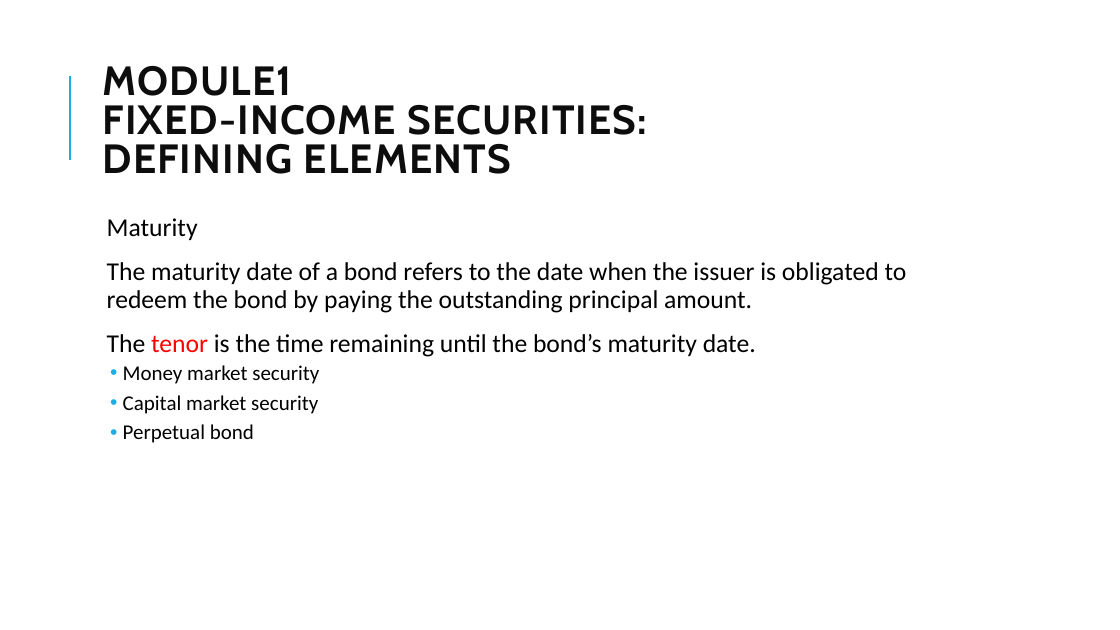
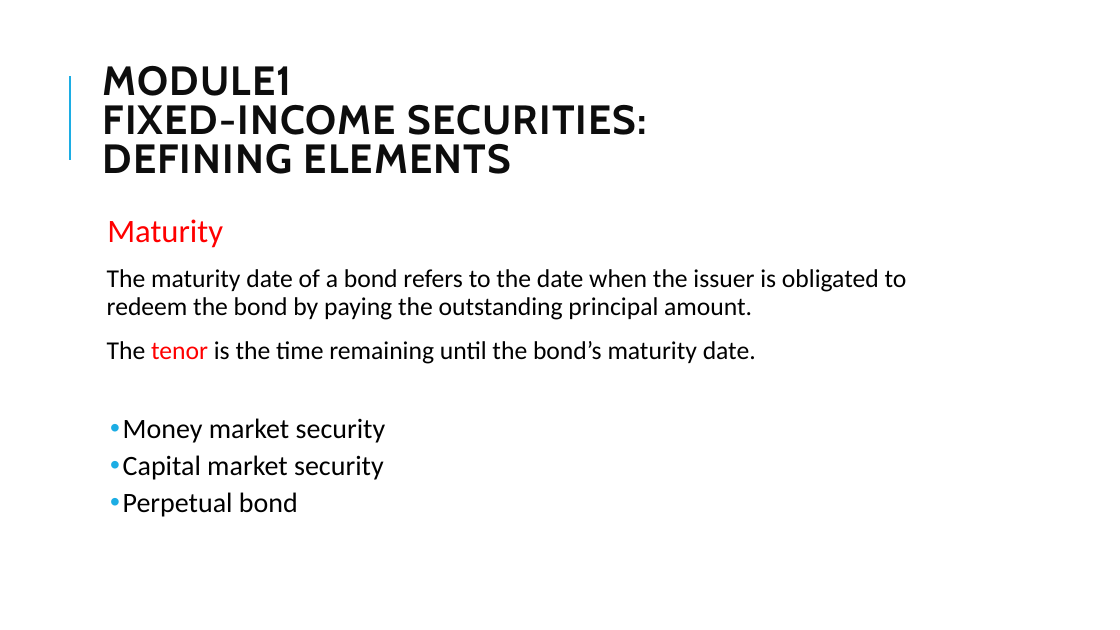
Before and after one commit to Isco0530/data, a slide deck: slide 5 of Fixed Income.pptx. Drawn at 1120x630 pixels with LibreOffice and Linux fonts; fonts in the diff are those of the drawing; background and template pictures are left out. Boxes give left, top, right and bottom in pixels: in the first picture for what was removed or moved away, otherwise in the second. Text is boxed around its words. In the diff, an @@ line names an element or a change of style, - is before the commit and + after.

```diff
--- a/Fixed Income.pptx
+++ b/Fixed Income.pptx
@@ text at [107, 219, 386, 517]: size 22 to 28 pt, text colour #000000 to #FF0000 in "Maturity"; size 18 to 24 pt in "Money market security", "Capital market security", "Perpetual bond" @@
```
Also in this commit, not shown: 8 other slides changed, 2 slides added.
